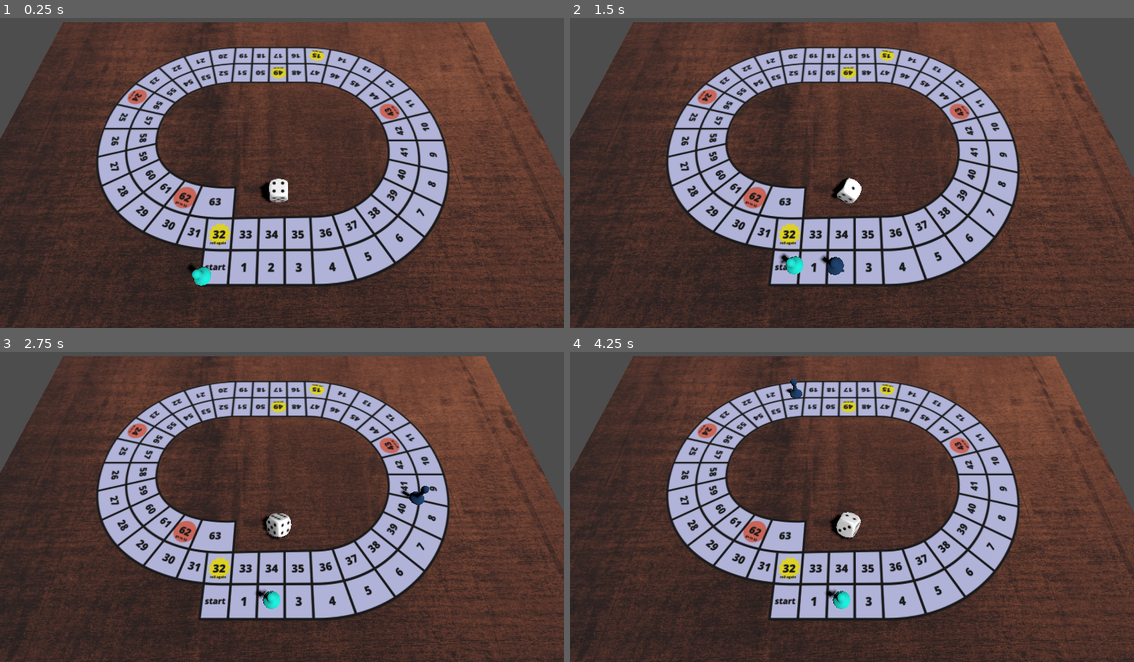
Above: before the commit, frames 1-4 (two rows, left to right).
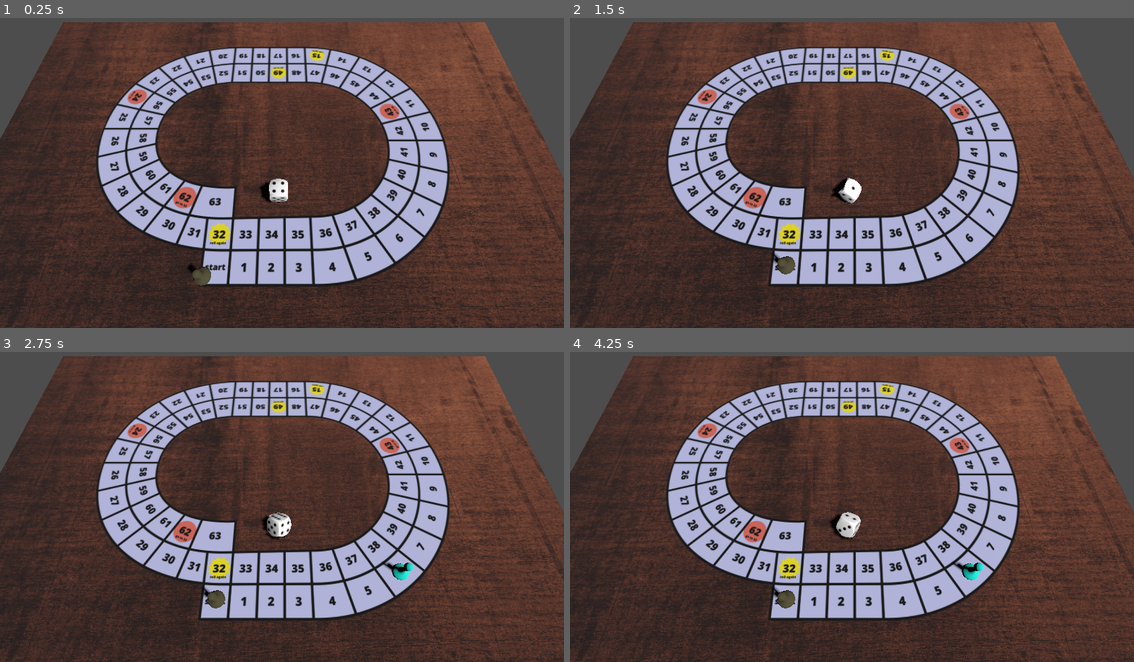
Above: after the commit, the same moments.

Repository: JosePedroDias/godot-game-of-goose
Game: Godot game, scene res://Scenes/play_scene.tscn
The game is run twice, just before and just after one commit, with the same random seed, the same clock (stepped at 60 frames per second) and the same inputs.
Inputs:
- Up to frame 1 (0.25 s): no input
- Up to frame 2 (1.5 s): tap Enter at 0.5 s; tap 9 at 0.6 s; tap 7 at 0.8, 1.35 s
- Up to frame 3 (2.75 s): tap 1 at 1.55, 2.1 s; tap 2 at 2.3 s
- Up to frame 4 (4.25 s): tap 2 at 2.85 s; tap 3 at 3.05, 3.6 s; tap 4 at 3.8 s

The runs differ from the first frame. In frame 1, 0.2% of the frame differs, in the area x 34-52%, y 51-87%; in frame 2, 0.5%; in frame 3, 0.7%, in the area x 36-77%, y 43-83%; in frame 4, 0.7%.

Commit message:
roll and animate movement in sequence

Diff:
--- a/Scripts/cell_positions.gd
+++ b/Scripts/cell_positions.gd
@@ -7,7 +7,8 @@
 
 var die_quats: Array[Quaternion] = []
 
-signal animation_finished
+signal position_animation_finished
+signal rolling_animation_finished
 
 var move_piece_duration = 0.4 #0.7
 var roll_die_step_duration = 0.5
@@ -44,7 +45,7 @@
 	var tween = get_tree().create_tween().set_trans(Tween.TRANS_CUBIC).set_parallel(true)
 	tween.tween_property(piece, "position", pos, move_piece_duration)
 	tween.tween_property(piece, "quaternion", q, move_piece_duration)
-	tween.chain().tween_callback(func(): animation_finished.emit())
+	tween.chain().tween_callback(func(): position_animation_finished.emit())
 
 func _random_quaternion() -> Quaternion:
 	var x = randf_range(-1.0, 1.0)
@@ -67,3 +68,4 @@
 	tween.tween_property(die, "quaternion", _random_quaternion(),          roll_die_step_duration)
 	tween.tween_property(die, "quaternion", _random_quaternion(),          roll_die_step_duration)
 	tween.tween_property(die, "quaternion", _get_face_quaternion(face_no), roll_die_step_duration)
+	tween.tween_callback(func(): rolling_animation_finished.emit(face_no))
--- a/Scripts/play_scene.gd
+++ b/Scripts/play_scene.gd
@@ -7,15 +7,18 @@
 var next_to_play: Array[int] = []
 var player_cell_index: Array[int] = []
 
-var current_cell_no: int = -1
+#var current_cell_no: int = -1
 const last_cell_no: int = 63
 
 func _ready():
 	cp.set_die_face(randi_range(1, 6))
 	_create_piece()
 	_create_piece()
+	_create_piece()
 
-func _input(event):
+	#print( _current_player() )
+
+func _input(event) -> void:
 	if event is InputEventKey:
 		if event.pressed:
 			if event.keycode == KEY_ESCAPE: get_tree().quit()
@@ -26,30 +29,38 @@
 			elif event.keycode == KEY_5: cp.roll_die(5)
 			elif event.keycode == KEY_6: cp.roll_die(6)
 			elif event.keycode == KEY_7:
-				var player_index = _next_player()
-				var die_value = randi_range(1, 6)
-				cp.roll_die(die_value)
-				var current_cell_no = player_cell_index[player_index]
-				current_cell_no += die_value
-				cp.animate_to_position(pieces[player_index], current_cell_no)
-				player_cell_index[player_index] = current_cell_no
-			elif event.keycode == KEY_9: traverse_the_board()
+				start_next_player_round()
+			#elif event.keycode == KEY_9: traverse_the_board()
 
-func _piece_movement_done() -> void:
-	_traverse_the_board()
+func start_next_player_round() -> void:
+	var player_index = _next_player()
+	var die_value = randi_range(1, 6)
+	cp.rolling_animation_finished.connect(_resume_player_round_after_rolling_die)
+	cp.roll_die(die_value)
 
-func traverse_the_board() -> void:
-	cp.animation_finished.connect(_piece_movement_done)
-	_traverse_the_board()
+func _resume_player_round_after_rolling_die(die_value) -> void:
+	var player_index = _current_player()
+	cp.rolling_animation_finished.disconnect(_resume_player_round_after_rolling_die)
+	var current_cell_no = player_cell_index[player_index]
+	current_cell_no += die_value
+	player_cell_index[player_index] = current_cell_no
+	cp.animate_to_position(pieces[player_index], current_cell_no) # TODO animate intermediate step
 
-func _traverse_the_board() -> void:
-	if current_cell_no == last_cell_no:
-		cp.animation_finished.disconnect(_piece_movement_done)
-		print("all done")
-	else:
-		current_cell_no += 1
-		print("step %d" % current_cell_no)
-		cp.animate_to_position(pieces[0], current_cell_no)
+#func _piece_movement_done() -> void:
+	#_traverse_the_board()
+#
+#func traverse_the_board() -> void:
+	#cp.animation_finished.connect(_piece_movement_done)
+	#_traverse_the_board()
+#
+#func _traverse_the_board() -> void:
+	#if current_cell_no == last_cell_no:
+		#cp.animation_finished.disconnect(_piece_movement_done)
+		#print("all done")
+	#else:
+		#current_cell_no += 1
+		#print("step %d" % current_cell_no)
+		#cp.animate_to_position(pieces[0], current_cell_no)
 
 func _create_piece() -> void:
 	var piece: MeshInstance3D = reference_piece.duplicate()
@@ -71,3 +82,6 @@
 	var result = next_to_play.pop_front()
 	next_to_play.push_back(result)
 	return result
+
+func _current_player() -> int:
+	return next_to_play[-1]
